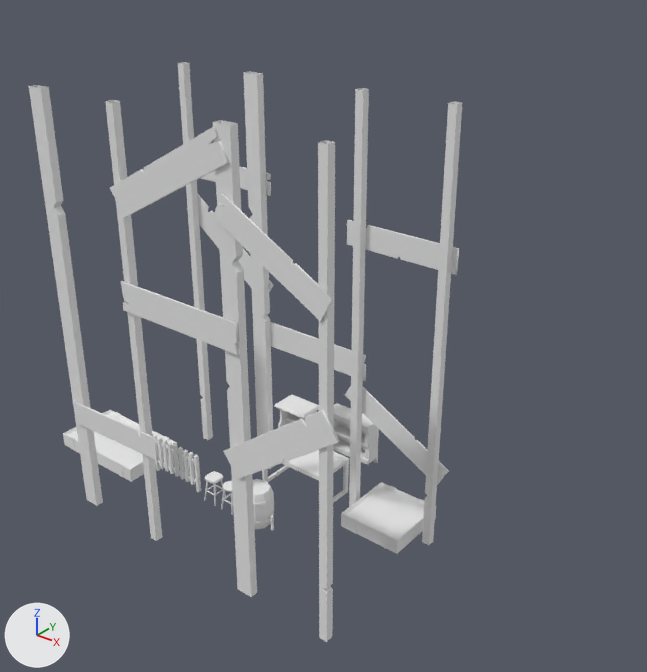
Renders of the Blender file Primeira_Sala/Estufa_Objetos.blend from each side of a commit.
Both versions are drawn from a 50 mm lens placed at (12.02, -12.53, 13.27), pointed at (-0.56, 3.2, 3.52). The lights are fixed; the arrows at lower left show +X, +Y and +Z. The first picture is the older version. The same objects are shown in both versions, whatever each file hides.

Names of what the first picture shows: 'Barrel', 'Circular_Wooden_Bench', 'Fence', 'Square_Wooden_Bench', 'Support_Bridge', 'Upper_Cabinet_01', 'Wooden_Garden_Box_00', 'Wooden_Garden_Box_01', 'Wooden_Table' and 2 more.
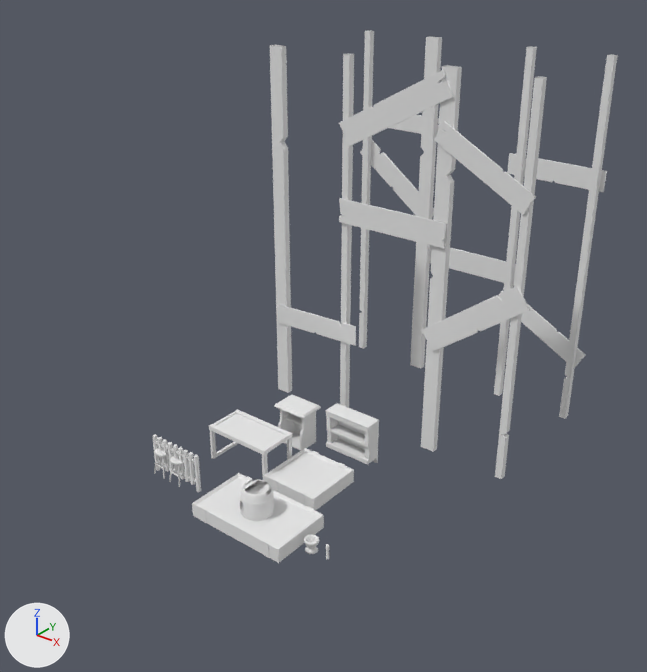
Diff of the bpy script that builds the scene:
```diff
--- a/Primeira_Sala/Estufa_Objetos.blend.py
+++ b/Primeira_Sala/Estufa_Objetos.blend.py
@@ ob_support_bridge @@
 ob_support_bridge = bpy.data.objects.new('Support_Bridge', me_support_bridge)
-ob_support_bridge.location = (0.0, 0.0, 0.0)
+ob_support_bridge.location = (0.0, 7.16, 0.0)
@@ ob_wooden_garden_box_00 @@
 ob_wooden_garden_box_00 = bpy.data.objects.new('Wooden_Garden_Box_00', me_wooden_garden_box_00)
-ob_wooden_garden_box_00.location = (-4.98, 0.0, 0.0)
+ob_wooden_garden_box_00.location = (0.0, 0.0, 0.0)
@@ ob_wooden_garden_box_01 @@
 ob_wooden_garden_box_01 = bpy.data.objects.new('Wooden_Garden_Box_01', me_wooden_garden_box_01)
-ob_wooden_garden_box_01.location = (2.45, 1.9, 0.0)
+ob_wooden_garden_box_01.location = (0.0, 1.92, 0.0)
@@ ob_wooden_table @@
 ob_wooden_table = bpy.data.objects.new('Wooden_Table', me_wooden_table)
-ob_wooden_table.location = (0.0, 1.76, 0.0)
+ob_wooden_table.location = (-1.83, 1.76, 0.0)
@@ ob_circular_wooden_bench @@
 ob_circular_wooden_bench = bpy.data.objects.new('Circular_Wooden_Bench', me_circular_wooden_bench)
-ob_circular_wooden_bench.location = (-0.84, 0.0, 0.0)
+ob_circular_wooden_bench.location = (-2.66, 0.0, 0.0)
@@ ob_square_wooden_bench @@
 ob_square_wooden_bench = bpy.data.objects.new('Square_Wooden_Bench', me_square_wooden_bench)
-ob_square_wooden_bench.location = (-1.41, 0.0, 0.0)
+ob_square_wooden_bench.location = (-3.24, 0.0, 0.0)
@@ ob_container_pestle @@
 ob_container_pestle = bpy.data.objects.new('Container_Pestle', me_container_pestle)
-ob_container_pestle.location = (0.0, 0.0, 0.0)
+ob_container_pestle.location = (1.65, 0.0, 0.0)
```

Location of each change, [x1, y1, x2, y2] in pixels of the pictures (647 x 672 px):
'Support_Bridge', moved
    before: [29, 62, 462, 642]
    after: [270, 30, 618, 479]
'Wooden_Garden_Box_00', moved
    before: [63, 410, 177, 482]
    after: [192, 473, 324, 563]
'Wooden_Garden_Box_01', moved
    before: [341, 482, 436, 554]
    after: [264, 448, 354, 511]
'Wooden_Table', moved
    before: [262, 450, 349, 503]
    after: [209, 409, 292, 480]
'Square_Wooden_Bench', moved
    before: [204, 471, 226, 506]
    after: [154, 448, 168, 479]
'Circular_Wooden_Bench', moved
    before: [221, 481, 233, 515]
    after: [169, 455, 184, 487]
'Container_Pestle', moved (not visible before)
    after: [304, 534, 319, 554]
